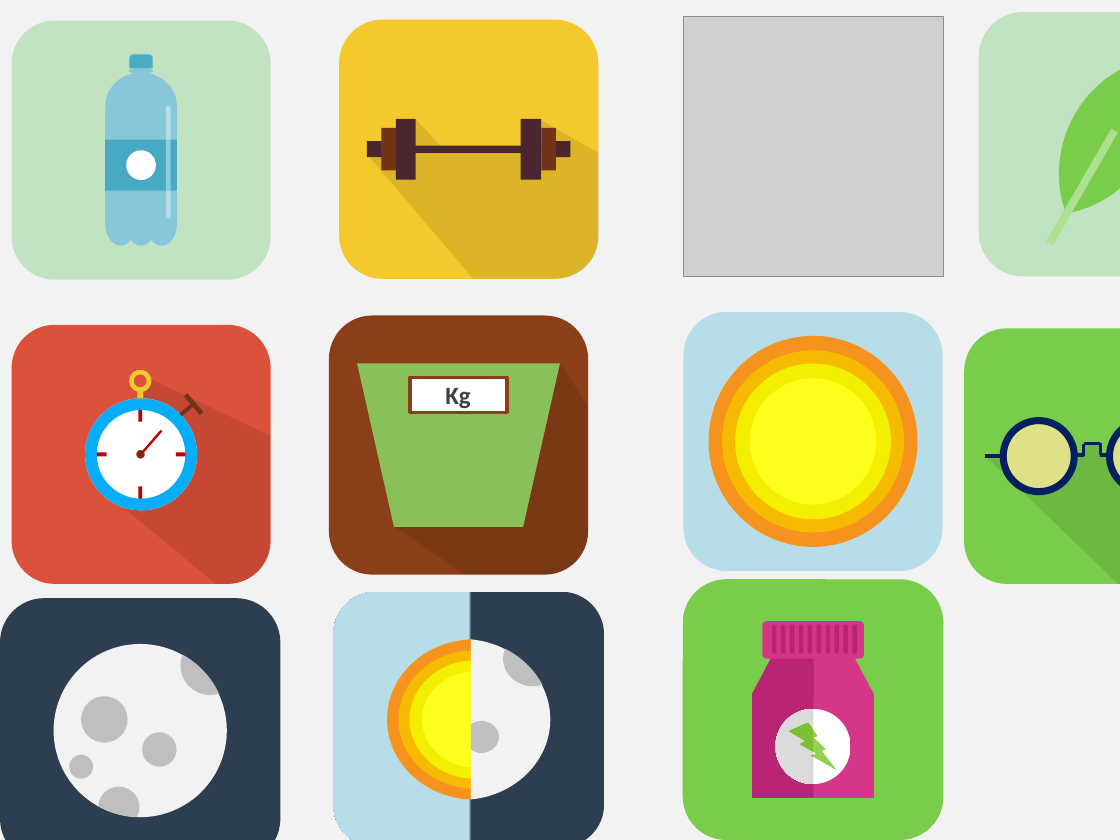
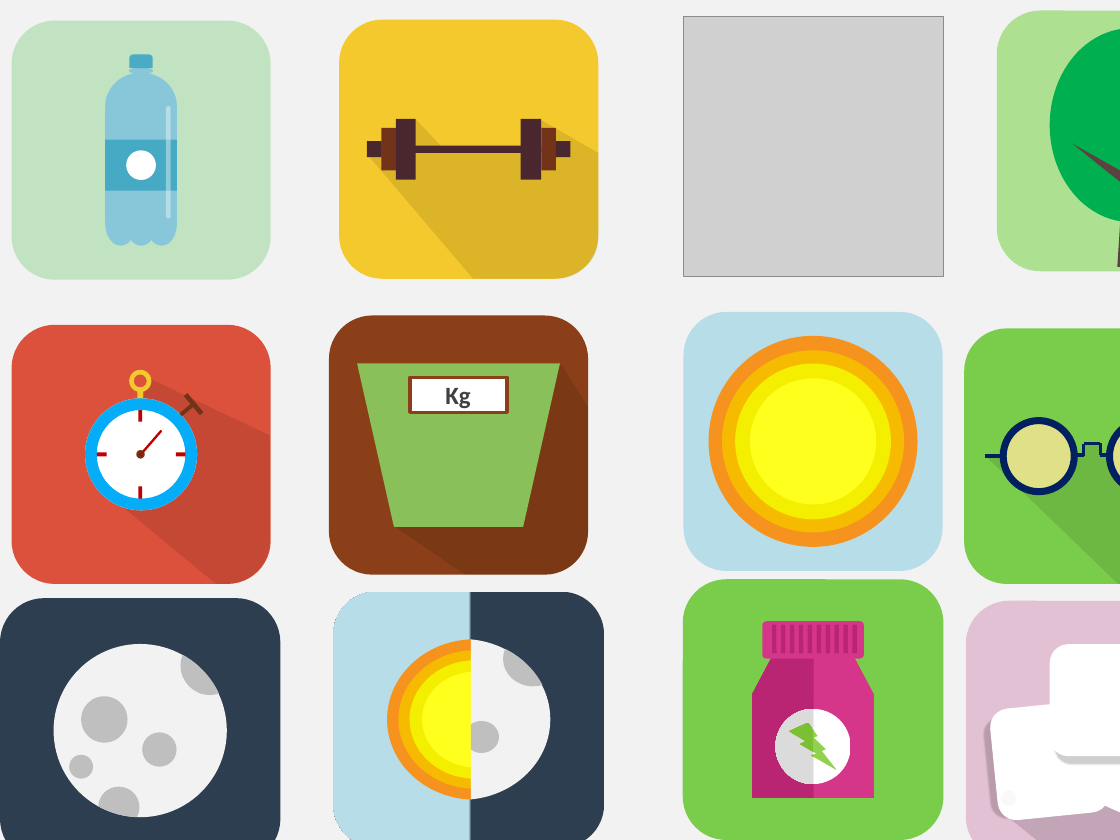
Before and after one commit to DudaElias/NewLife, a slide deck: slide 11 of design.pptx. Drawn at 1120x840 pixels with LibreOffice and Linux fonts; fonts in the diff are those of the drawing; grey boxes stand for pictures. Boxes give left, top, right and bottom in pixels: in the first picture for what was removed or moved away, otherwise in the second. Text is boxed around its words. In the diff, an @@ line names an element or a change of style, - is before the commit and + after.

```diff
--- a/design.pptx
+++ b/design.pptx
@@ chord (boxed as its full ellipse) removed at box(906, 0, 1120, 251) @@
@@ rounded rectangle: place and size @@
-rounded rectangle at box(979, 12, 1120, 277)
+rounded rectangle at box(997, 10, 1120, 271)
@@ rounded rectangle at box(997, 10, 1120, 271): fill #C1E3C2 to #ADE090 @@
@@ chord (boxed as its full ellipse) removed at box(1023, 20, 1120, 320) @@
@@ ellipse added at box(1049, 28, 1120, 222), fill #00B050 @@
@@ triangle added at box(1118, 50, 1120, 267), fill #5D4141 @@
@@ rounded rectangle removed at box(1047, 129, 1118, 245) @@
@@ triangle added at box(1069, 139, 1120, 190), fill #5D4141 @@
@@ group added at box(965, 600, 1120, 840): 4 rounded rectangles, 1 freeform shape, 1 ellipse @@
```
Also in this commit, not shown: 1 slide added, 44 other files.
